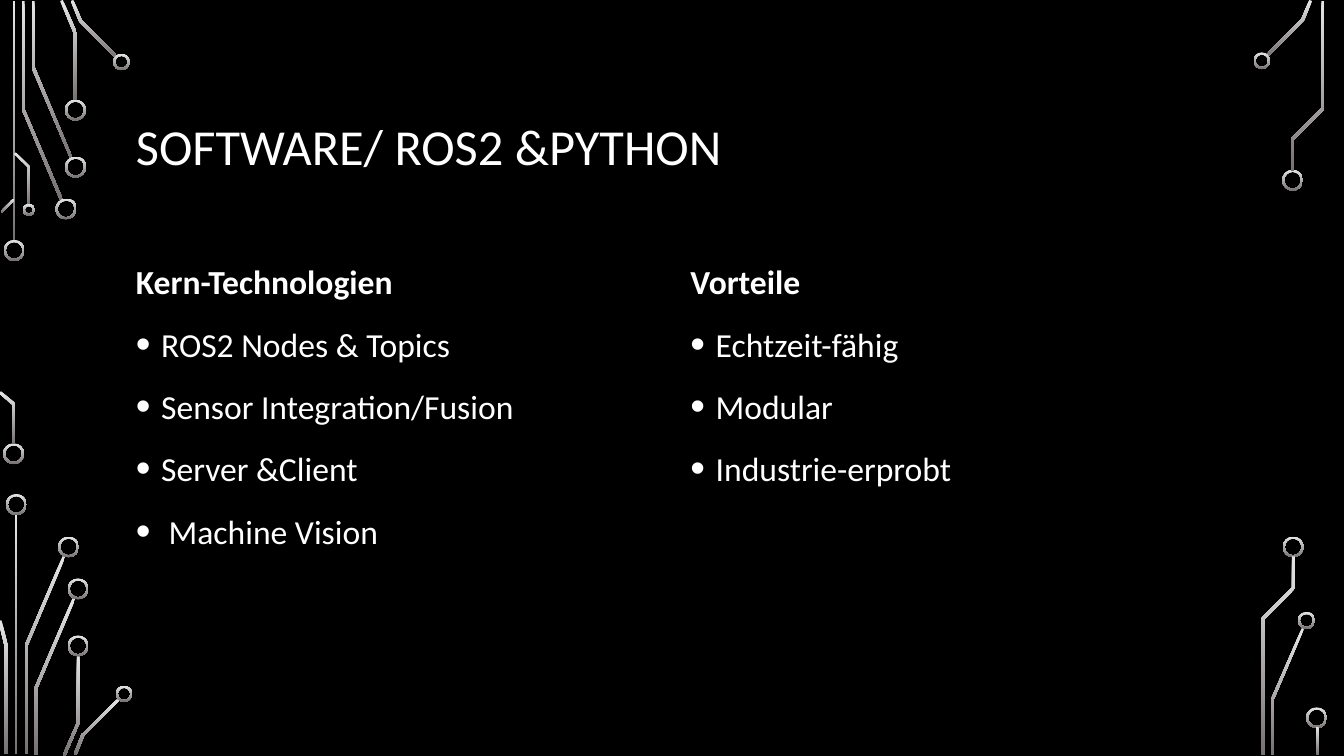
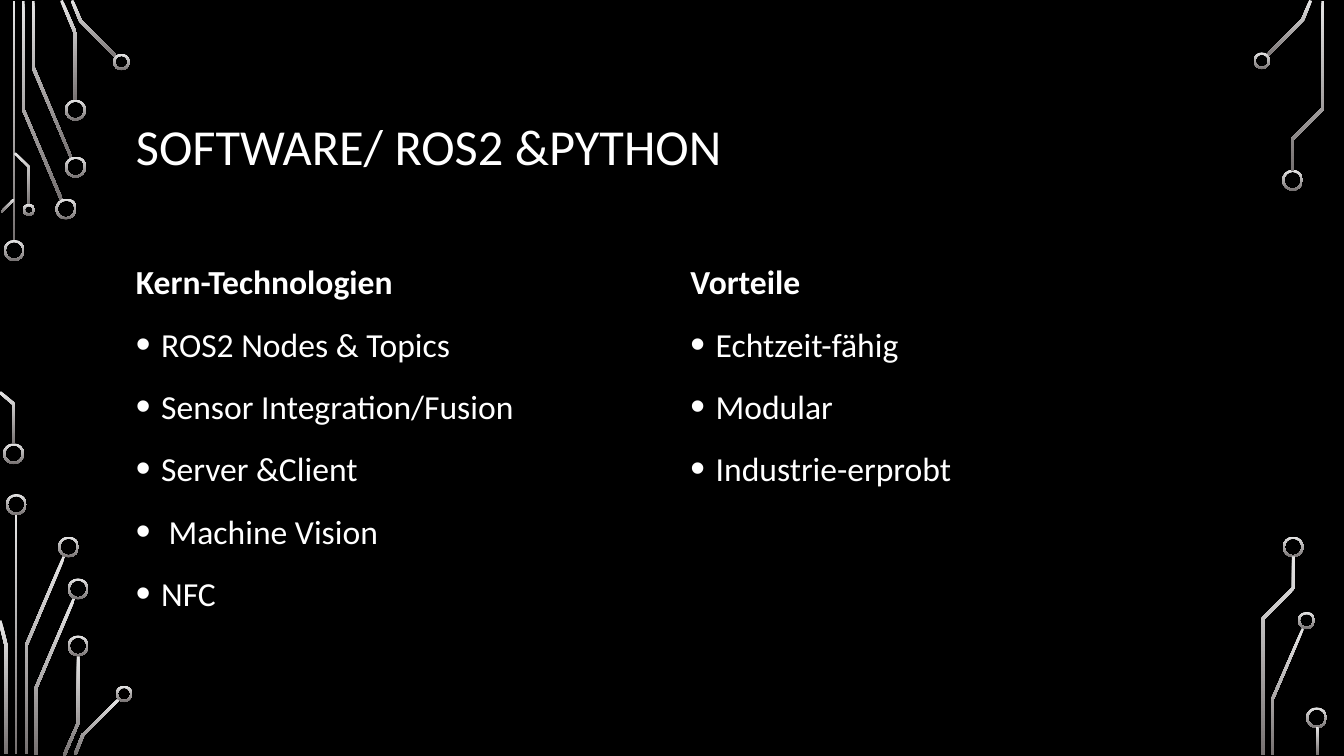
Before and after one commit to yaba-source/canalchecker, a slide deck: slide 6 of The Canalchecker.pptx. Drawn at 1344x756 pixels with LibreOffice and Linux fonts; fonts in the diff are those of the drawing; background and template pictures are left out. Boxes give left, top, right and bottom in pixels: in the first picture for what was removed or moved away, otherwise in the second. Text is boxed around its words. In the diff, an @@ line names an element or a change of style, - is before the commit and + after.

```diff
--- a/The Canalchecker.pptx
+++ b/The Canalchecker.pptx
@@ text at [161,584,216,607]: paragraph added @@
+• NFC
```
Also in this commit, not shown: 2 other slides changed, 1 slide added, 1 slide removed.
